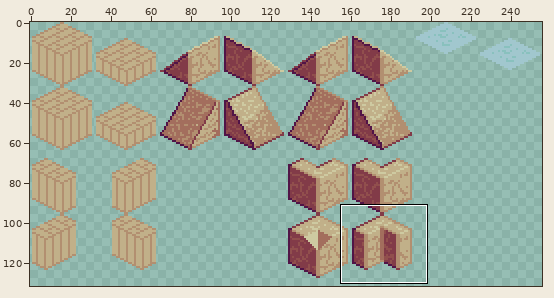
Sprite sheet, stored at Wooft/Assets/Sprites/Wooft_Isometric_Tiles_Base.png. The picture above shows the old version from afar; the outline marks the close-up.
Close-up. Before the edit:
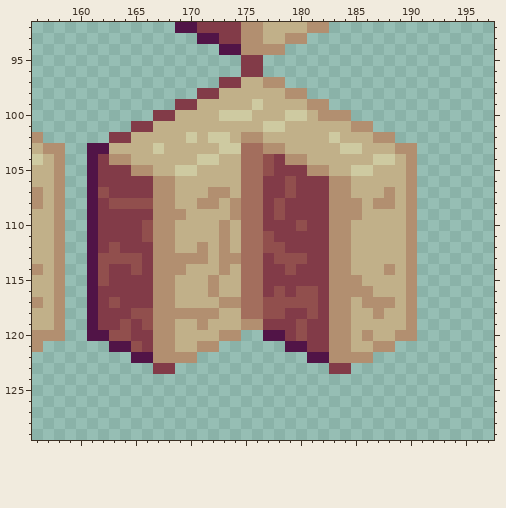
The file is 256x256 pixels. Shown: x 156..197, y 92..129. The wide view leaves out empty margins. The commit also changed other parts of the picture, which this record leaves out.
The same view after the edit:
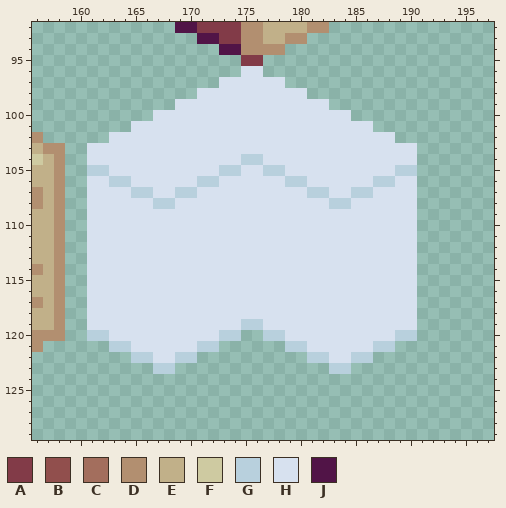
Palette (. is transparent): A #823b48  B #914f4d  C #a36e5d  D #b28f70  E #c1b089  F #cecaa1  G #b8d0dd  H #d7e1ef  J #511447
What changed:
{"y":96,"x":175,"old":"AA","new":"HH"}
{"y":97,"x":173,"old":"AAEEDD","new":"HHHHHH"}
{"y":98,"x":171,"old":"AAEEEEEEDD","new":"HHHHHHHHHH"}
{"y":99,"x":169,"old":"AAEEEEEFEEEEDD","new":"HHHHHHHHHHHHHH"}
{"y":100,"x":167,"old":"AAEEEEFFFEEEFFEDDD","new":"HHHHHHHHHHHHHHHHHH"}
{"y":101,"x":165,"old":"AAEEEEEEEEEEFFEEEEEEDD","new":"HHHHHHHHHHHHHHHHHHHHHH"}
{"y":102,"x":163,"old":"AAEEEEEFEFFEDDEEEEEEFEEEDD","new":"HHHHHHHHHHHHHHHHHHHHHHHHHH"}
{"y":103,"x":161,"old":"JJEEEEFEEEEEFFCCDDEEEEEFFEEEDD","new":"HHHHHHHHHHHHHHHHHHHHHHHHHHHHHH"}
{"y":104,"x":161,"old":"JADDEEEEEEFFEECCBADDEEEEEEFFED","new":"HHHHHHHHHHHHHHGGHHHHHHHHHHHHHH"}
{"y":105,"x":161,"old":"JAAADDEEFFEEEECCBAAADDEEFFEEED","new":"GGHHHHHHHHHHGGHHGGHHHHHHHHHHGG"}
{"y":106,"x":161,"old":"JAAAAADDEEEEEECCAABAAADDEEEEED","new":"HHGGHHHHHHGGHHHHHHGGHHHHHHGGHH"}
{"y":107,"x":161,"old":"JBAAAADDEEEDDECCAABAAADDEEEDED","new":"HHHHGGHHGGHHHHHHHHHHGGHHGGHHHH"}
{"y":108,"x":161,"old":"JABBBBDDEEDDEDCCABAAAADDDEDDED","new":"HHHHHHGGHHHHHHHHHHHHHHGGHHHHHH"}
{"y":109,"x":161,"old":"JAAAAADDDEEEEDCCABAAAADDDEEEED","new":"HHHHHHHHHHHHHHHHHHHHHHHHHHHHHH"}
{"y":110,"x":161,"old":"JAAAABDDEEEEDECCAAABAADDEEEEED","new":"HHHHHHHHHHHHHHHHHHHHHHHHHHHHHH"}
{"y":111,"x":161,"old":"JAAAABDDEEEEDECCBAAAAADDEEEEED","new":"HHHHHHHHHHHHHHHHHHHHHHHHHHHHHH"}
{"y":112,"x":161,"old":"JABAAADDEEDEDECCBBAAAADDEEEEED","new":"HHHHHHHHHHHHHHHHHHHHHHHHHHHHHH"}
{"y":113,"x":161,"old":"JBBBBADDDDDEDDCCABBBAADDEEEEED","new":"HHHHHHHHHHHHHHHHHHHHHHHHHHHHHH"}
{"y":114,"x":161,"old":"JBAABADDDEEEDECCAABAAADDEEEDED","new":"HHHHHHHHHHHHHHHHHHHHHHHHHHHHHH"}
{"y":115,"x":161,"old":"JBAAAADDEEEDEECCAAAAAADDDEEEED","new":"HHHHHHHHHHHHHHHHHHHHHHHHHHHHHH"}
{"y":116,"x":161,"old":"JAAAAADDEEEDEECCABABBADDDDEEED","new":"HHHHHHHHHHHHHHHHHHHHHHHHHHHHHH"}
{"y":117,"x":161,"old":"JABAAADDEEEEDDCCBBBBBADDEDDDED","new":"HHHHHHHHHHHHHHHHHHHHHHHHHHHHHH"}
{"y":118,"x":161,"old":"JAAABBDDDDDDEECCBBAABADDEEDEED","new":"HHHHHHHHHHHHHHHHHHHHHHHHHHHHHH"}
{"y":119,"x":161,"old":"JAABABDDEEDEEEDDAAABAADDEEEEED","new":"HHHHHHHHHHHHHHGGHHHHHHHHHHHHHH"}
{"y":120,"x":161,"old":"JJBBAADDEEEEDD","new":"GGHHHHHHHHHHGG"}
{"y":120,"x":177,"old":"JJABAADDEDEEDD","new":"GGHHHHHHHHHHGG"}
{"y":121,"x":163,"old":"JJBADDEEDD","new":"GGHHHHHHGG"}
{"y":121,"x":179,"old":"JJAADDEEDD","new":"GGHHHHHHGG"}
{"y":122,"x":165,"old":"JJDDDD","new":"GGHHGG"}
{"y":122,"x":181,"old":"JJDDDD","new":"GGHHGG"}
{"y":123,"x":167,"old":"AA","new":"GG"}
{"y":123,"x":183,"old":"AA","new":"GG"}
{"label":"changed","picture_box":[87,66,417,374]}
